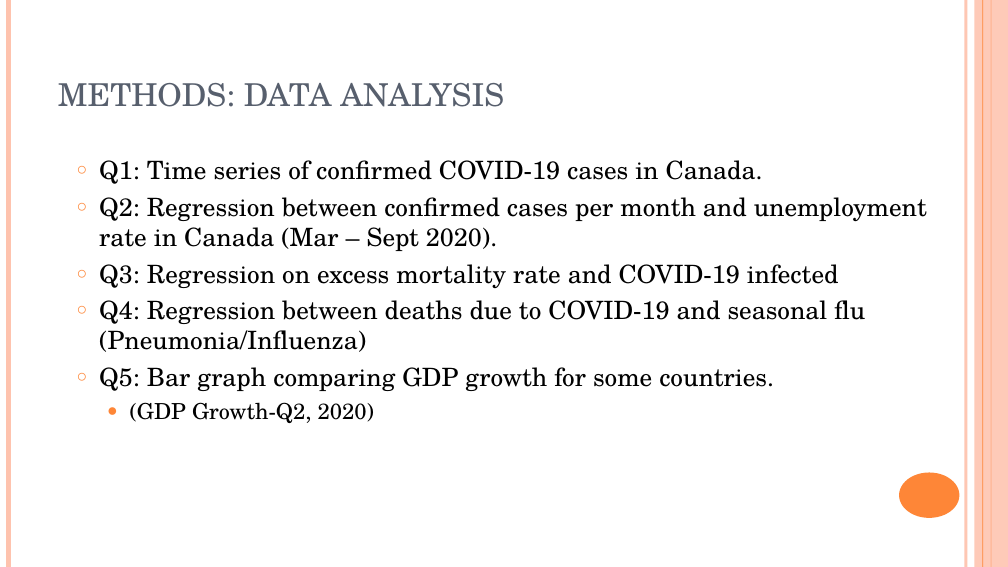
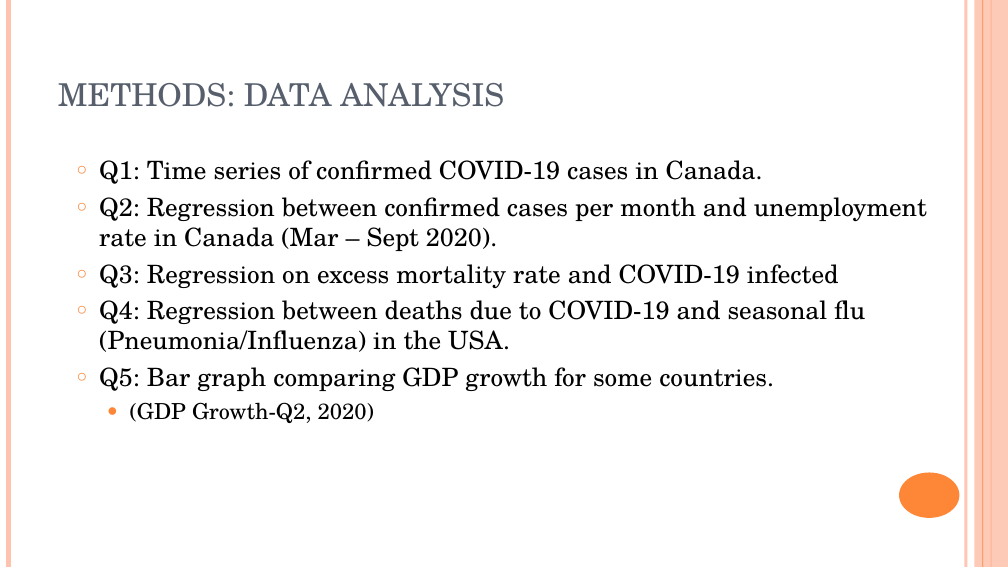
Before and after one commit to BunmiOlakanmi/Project, a slide deck: slide 8 of COVID-19 - analysis.ppt. Drawn at 1008x567 pixels with LibreOffice and Linux fonts; fonts in the diff are those of the drawing. Boxes give left, top, right and bottom in pixels: in the first picture for what was removed or moved away, otherwise in the second. Text is boxed around its words. In the diff, an @@ line names an element or a change of style, - is before the commit and + after.

```diff
--- a/COVID-19 - analysis.ppt
+++ b/COVID-19 - analysis.ppt
@@ text at <box>99,300,865,352</box>: text changed @@
-○ Q4: Regression between deaths due to COVID-19 and seasonal flu (Pneumonia/Influenza)
+○ Q4: Regression between deaths due to COVID-19 and seasonal flu (Pneumonia/Influenza) in the USA.
```
Also in this commit, not shown: 3 other slides changed.
